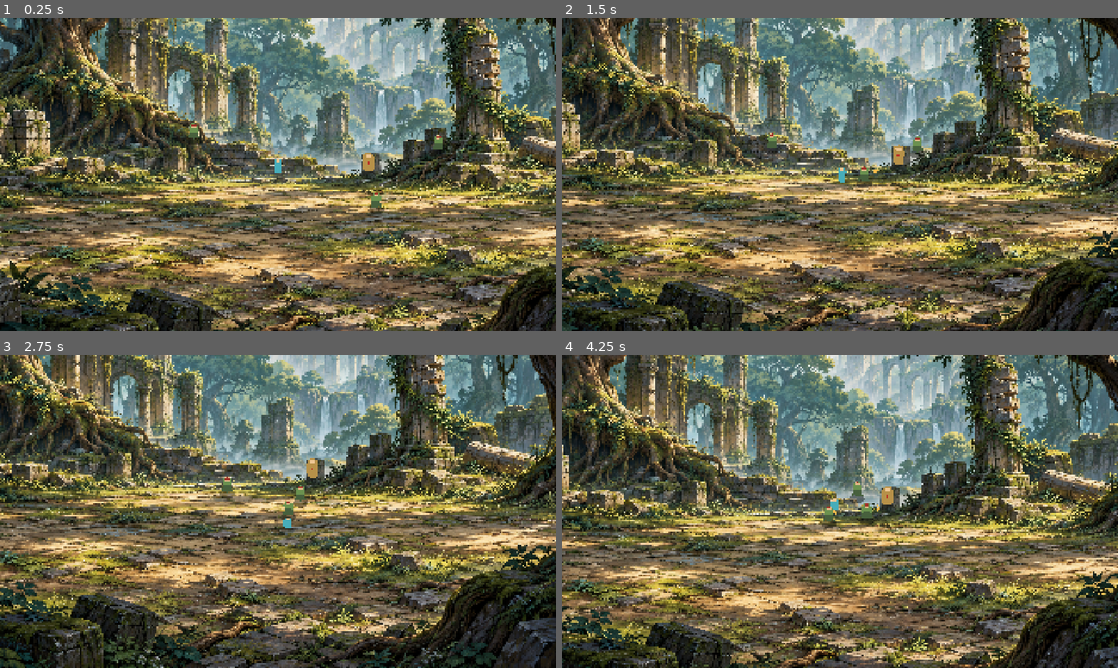
Above: before the commit, frames 1-4 (two rows, left to right).
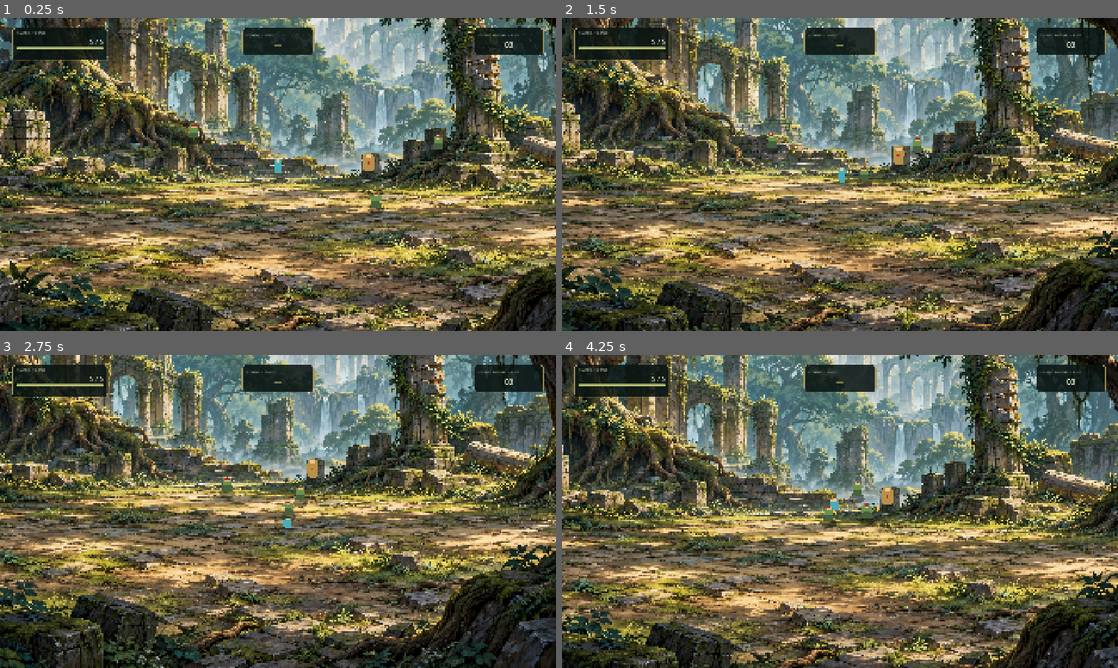
Above: after the commit, the same moments.

Repository: Ornithopter83/BeltScroll
Game: Godot game, scene res://scenes/game/main.tscn
Two runs of this game, one before a commit and one after it. Both use one fixed random seed, a clock stepped at 60 frames per second and the inputs below.
Inputs:
- Up to frame 1 (0.25 s): no input
- Up to frame 2 (1.5 s): hold D (move_right) 0.53-1.28 s; hold C (sit) 0.53-1.28 s; tap J (attack) at 0.6 s; tap Space (jump) at 0.77 s; hold S (move_down) from 1.28 s (still down); tap C (sit) at 1.35 s
- Up to frame 3 (2.75 s): tap Space (jump) at 1.52 s; tap J (attack) at 1.55, 2.1 s; release S (move_down) at 2.03 s; hold D (move_right) from 2.03 s (still down); hold C (sit) from 2.03 s (still down)
- Up to frame 4 (4.25 s): release D (move_right) at 2.78 s; release C (sit) at 2.78 s; hold W (move_up) 2.78-3.53 s; tap C (sit) at 2.85 s; tap Space (jump) at 3.02, 3.77 s; tap J (attack) at 3.05, 3.6 s; hold A (move_left) from 3.53 s (still down); hold C (sit) from 3.53 s (still down)

The runs differ from the first frame. In frame 1, 3.6% of the frame differs, in the area x 2-98%, y 3-14%; in frame 2, 3.7%; in frame 3, 3.8%; in frame 4, 3.7%.

Commit message:
ProjectHub milestone M4D_PLAYER_ART_CANDIDATE_AND_GAMEPLAY_HUD final

Diff:
--- a/scenes/game/main.tscn
+++ b/scenes/game/main.tscn
@@ -1,9 +1,10 @@
-[gd_scene load_steps=5 format=3]
+[gd_scene load_steps=6 format=3]
 
 [ext_resource type="PackedScene" path="res://scenes/player/player.tscn" id="1_player"]
 [ext_resource type="PackedScene" path="res://scenes/combat/training_dummy.tscn" id="2_dummy"]
 [ext_resource type="PackedScene" path="res://scenes/enemies/forest_raider.tscn" id="3_raider"]
 [ext_resource type="Texture2D" path="res://assets/art/stage/forest_ruins_v1_1920x1080.png" id="4_stage"]
+[ext_resource type="PackedScene" path="res://scenes/ui/combat_hud.tscn" id="5_hud"]
 
 [node name="Main" type="Node2D"]
 
@@ -29,3 +30,5 @@
 
 [node name="ForestRaider3" parent="YSortActors" instance=ExtResource("3_raider")]
 position = Vector2(1450, 470)
+
+[node name="CombatHUD" parent="." instance=ExtResource("5_hud")]
--- /dev/null
+++ b/scenes/ui/combat_hud.tscn
@@ -0,0 +1,7 @@
+[gd_scene load_steps=2 format=3]
+
+[ext_resource type="Script" path="res://scripts/ui/combat_hud.gd" id="1_hud"]
+
+[node name="CombatHUD" type="CanvasLayer"]
+layer = 10
+script = ExtResource("1_hud")
--- /dev/null
+++ b/scripts/ui/combat_hud.gd
@@ -0,0 +1,141 @@
+extends CanvasLayer
+
+const PANEL_COLOR := Color(0.035, 0.075, 0.065, 0.86)
+const BORDER_COLOR := Color(0.72, 0.65, 0.39, 0.62)
+const TEXT_COLOR := Color(0.94, 0.93, 0.84, 1.0)
+const MUTED_COLOR := Color(0.69, 0.75, 0.66, 1.0)
+const ACCENT_COLOR := Color(0.78, 0.72, 0.42, 1.0)
+
+var health_value_label: Label
+var health_bar: ProgressBar
+var combo_value_label: Label
+var raider_value_label: Label
+var _player: Node
+
+func _ready() -> void:
+	_build_hud()
+	refresh()
+
+func _process(_delta: float) -> void:
+	refresh()
+
+func refresh() -> void:
+	if not is_instance_valid(health_value_label):
+		return
+	if not is_instance_valid(_player):
+		_player = _find_player(get_tree().root)
+	if is_instance_valid(_player):
+		var maximum := maxi(1, int(_player.get("max_health")))
+		var current := clampi(int(_player.get("health")), 0, maximum)
+		health_value_label.text = "%d / %d" % [current, maximum]
+		health_bar.max_value = maximum
+		health_bar.value = current
+		var stage := int(_player.get("attack_stage"))
+		combo_value_label.text = "%d / 3" % stage if stage > 0 else "—"
+	else:
+		health_value_label.text = "— / —"
+		health_bar.value = 0.0
+		combo_value_label.text = "—"
+
+	var remaining := 0
+	for raider in get_tree().get_nodes_in_group("forest_raiders"):
+		if is_instance_valid(raider) and int(raider.get("health")) > 0:
+			remaining += 1
+	raider_value_label.text = "%02d" % remaining
+
+func _build_hud() -> void:
+	var overlay := Control.new()
+	overlay.name = "Overlay"
+	overlay.set_anchors_and_offsets_preset(Control.PRESET_FULL_RECT)
+	overlay.mouse_filter = Control.MOUSE_FILTER_IGNORE
+	add_child(overlay)
+
+	var health_panel := _make_panel("HealthPanel", Vector2(42.0, 34.0), Vector2(330.0, 112.0))
+	overlay.add_child(health_panel)
+	var health_layout := _make_layout()
+	health_panel.add_child(health_layout)
+	health_layout.add_child(_make_caption("PLAYER  /  VITALS"))
+	health_value_label = _make_value("5 / 5", 23)
+	health_value_label.horizontal_alignment = HORIZONTAL_ALIGNMENT_RIGHT
+	health_layout.add_child(health_value_label)
+	health_bar = ProgressBar.new()
+	health_bar.name = "HealthBar"
+	health_bar.custom_minimum_size = Vector2(0.0, 10.0)
+	health_bar.show_percentage = false
+	health_bar.max_value = 5.0
+	health_bar.value = 5.0
+	var bar_background := StyleBoxFlat.new()
+	bar_background.bg_color = Color(0.13, 0.19, 0.15, 1.0)
+	bar_background.set_corner_radius_all(5)
+	health_bar.add_theme_stylebox_override("background", bar_background)
+	var bar_fill := StyleBoxFlat.new()
+	bar_fill.bg_color = Color(0.73, 0.77, 0.45, 1.0)
+	bar_fill.set_corner_radius_all(5)
+	health_bar.add_theme_stylebox_override("fill", bar_fill)
+	health_layout.add_child(health_bar)
+
+	var combo_panel := _make_panel("ComboPanel", Vector2(836.0, 34.0), Vector2(248.0, 94.0))
+	overlay.add_child(combo_panel)
+	var combo_layout := _make_layout()
+	combo_layout.alignment = BoxContainer.ALIGNMENT_CENTER
+	combo_panel.add_child(combo_layout)
+	combo_layout.add_child(_make_caption("COMBO  /  STAGE"))
+	combo_value_label = _make_value("—", 27)
+	combo_value_label.horizontal_alignment = HORIZONTAL_ALIGNMENT_CENTER
+	combo_layout.add_child(combo_value_label)
+
+	var raider_panel := _make_panel("RaiderPanel", Vector2(1638.0, 34.0), Vector2(240.0, 94.0))
+	overlay.add_child(raider_panel)
+	var raider_layout := _make_layout()
+	raider_layout.alignment = BoxContainer.ALIGNMENT_CENTER
+	raider_panel.add_child(raider_layout)
+	raider_layout.add_child(_make_caption("FOREST RAIDERS  /  LEFT"))
+	raider_value_label = _make_value("00", 27)
+	raider_value_label.horizontal_alignment = HORIZONTAL_ALIGNMENT_CENTER
+	raider_layout.add_child(raider_value_label)
+
+func _make_panel(node_name: String, at: Vector2, size: Vector2) -> PanelContainer:
+	var panel := PanelContainer.new()
+	panel.name = node_name
+	panel.position = at
+	panel.size = size
+	panel.mouse_filter = Control.MOUSE_FILTER_IGNORE
+	var style := StyleBoxFlat.new()
+	style.bg_color = PANEL_COLOR
+	style.border_color = BORDER_COLOR
+	style.set_border_width_all(1)
+	style.set_corner_radius_all(12)
+	style.content_margin_left = 15.0
+	style.content_margin_right = 15.0
+	style.content_margin_top = 9.0
+	style.content_margin_bottom = 9.0
+	panel.add_theme_stylebox_override("panel", style)
+	return panel
+
+func _make_layout() -> VBoxContainer:
+	var layout := VBoxContainer.new()
+	layout.add_theme_constant_override("separation", 4)
+	return layout
+
+func _make_caption(caption: String) -> Label:
+	var label := Label.new()
+	label.text = caption
+	label.add_theme_font_size_override("font_size", 12)
+	label.add_theme_color_override("font_color", MUTED_COLOR)
+	return label
+
+func _make_value(value: String, font_size: int) -> Label:
+	var label := Label.new()
+	label.text = value
+	label.add_theme_font_size_override("font_size", font_size)
+	label.add_theme_color_override("font_color", ACCENT_COLOR if value == "—" else TEXT_COLOR)
+	return label
+
+func _find_player(node: Node) -> Node:
+	if node is CharacterBody2D and node.name == "Player" and node.get("health") != null:
+		return node
+	for child in node.get_children():
+		var found := _find_player(child)
+		if found != null:
+			return found
+	return null
--- /dev/null
+++ b/tests/combat_hud_smoke.gd
@@ -0,0 +1,79 @@
+extends SceneTree
+
+const MAIN_SCENE := "res://scenes/game/main.tscn"
+const HUD_SCENE := "res://scenes/ui/combat_hud.tscn"
+
+var failures: Array[String] = []
+
+func _initialize() -> void:
+	call_deferred("_run")
+
+func _run() -> void:
+	var main_scene := load(MAIN_SCENE) as PackedScene
+	_check(main_scene != null, "main scene containing HUD loads")
+	if main_scene == null:
+		_finish()
+		return
+	var main := main_scene.instantiate()
+	root.add_child(main)
+	await process_frame
+	var hud := main.get_node_or_null("CombatHUD")
+	_check(hud != null and hud is CanvasLayer, "combat HUD is a CanvasLayer")
+	if hud == null:
+		_finish()
+		return
+	var player := main.get_node("YSortActors/Player")
+	var health_label: Label = hud.get("health_value_label")
+	var health_bar: ProgressBar = hud.get("health_bar")
+	var combo_label: Label = hud.get("combo_value_label")
+	var raider_label: Label = hud.get("raider_value_label")
+	_check(health_label.text == "5 / 5" and is_equal_approx(health_bar.value, 5.0), "initial Player health is displayed")
+	_check(combo_label.text == "—", "idle combo has no active stage")
+	_check(raider_label.text == "03", "initial remaining ForestRaider count is three")
+
+	player.receive_hit({"damage": 2, "direction": Vector2.LEFT, "knockback": 0.0, "hit_stun": 0.0, "attack_stage": 1})
+	hud.refresh()
+	_check(health_label.text == "3 / 5" and is_equal_approx(health_bar.value, 3.0), "incoming hit updates Player health display")
+
+	player.call("_begin_attack", 1)
+	hud.refresh()
+	_check(combo_label.text == "1 / 3", "first combo stage is displayed")
+	player.call("_begin_attack", 2)
+	hud.refresh()
+	_check(combo_label.text == "2 / 3", "combo continuation updates displayed stage")
+	player.set("attack_phase", "idle")
+	player.set("attack_stage", 0)
+	player.set("attack_progress", 0.0)
+	hud.refresh()
+	_check(combo_label.text == "—", "combo end clears displayed stage")
+
+	var raiders := get_nodes_in_group("forest_raiders")
+	if not raiders.is_empty():
+		raiders[0].set("health", 0)
+	hud.refresh()
+	_check(raider_label.text == "02", "defeated Raider is removed from remaining count")
+
+	var detached_hud: Node = (load(HUD_SCENE) as PackedScene).instantiate()
+	main.remove_child(hud)
+	hud.queue_free()
+	main.add_child(detached_hud)
+	detached_hud.queue_free()
+	_check(player.get("health") == 3 and player.has_method("receive_hit"), "Player combat state remains independent of HUD lifetime")
+	main.queue_free()
+	_finish()
+
+func _finish() -> void:
+	if failures.is_empty():
+		print("combat_hud_smoke: all checks passed")
+		quit(0)
+	else:
+		for failure in failures:
+			push_error("combat_hud_smoke: " + failure)
+		push_error("combat_hud_smoke: %d check(s) failed" % failures.size())
+		quit(1)
+
+func _check(condition: bool, description: String) -> void:
+	if condition:
+		print("PASS: " + description)
+	else:
+		failures.append(description)
--- /dev/null
+++ b/tests/player_reference_compare_smoke.gd
@@ -0,0 +1,127 @@
+extends SceneTree
+
+const NORMALIZER := preload("res://tools/normalize_player_art.gd")
+const COMPARISON := preload("res://tools/build_player_reference_compare.gd")
+const TARGET_SIZE := 1254
+const MIN_MARGIN := 90
+const ALIGNED_HEIGHT := 185
+
+var failures: Array[String] = []
+var cleanup_paths: Array[String] = []
+
+func _initialize() -> void:
+	call_deferred("_run")
+
+func _run() -> void:
+	var project_path := ProjectSettings.globalize_path("res://")
+	var temp_dir := ProjectSettings.globalize_path("res://temp/player_reference_compare_smoke")
+	DirAccess.make_dir_recursive_absolute(temp_dir)
+	var original := ProjectSettings.globalize_path("res://assets/art/player/elven_fighter_reference_v4_1254x1254.png")
+	var original_bytes := FileAccess.get_file_as_bytes(original)
+	var temp_safe := temp_dir.path_join("v4_safe_candidate.png")
+	var temp_compare := temp_dir.path_join("comparison.png")
+	var cli_output := temp_dir.path_join("cli_missing_output.png")
+	var output_blocker := temp_dir.path_join("not_a_directory")
+	var blocked_output := output_blocker.path_join("comparison.png")
+	cleanup_paths = [temp_safe, temp_compare, cli_output, output_blocker]
+
+	_check(NORMALIZER.normalize_file(original, temp_safe) == OK, "existing player-normalize creates v4 candidate at a separate path")
+	_check(FileAccess.get_file_as_bytes(original) == original_bytes, "v4 original remains byte-for-byte unchanged")
+	_check(_inspect_safe(temp_safe, original), "generated v4 candidate is 1254 square RGBA PNG with alpha and at least 90px margins, preserving silhouette ratio")
+	var official_safe := ProjectSettings.globalize_path("res://assets/art/player/elven_fighter_reference_v4_safe_1254x1254.png")
+	_check(_inspect_safe(official_safe, original), "v4 safe deliverable meets size, alpha, margin, and aspect-ratio requirements")
+	_check(FileAccess.get_file_as_bytes(original) == original_bytes, "v4 original remains unchanged after safe-art checks")
+
+	var v3 := _load_png(ProjectSettings.globalize_path("res://assets/art/player/elven_fighter_reference_v3_safe_1254x1254.png"))
+	var v4 := _load_png(official_safe)
+	if v3 != null and v4 != null:
+		var bounds3 := COMPARISON._alpha_bounds(v3)
+		var bounds4 := COMPARISON._alpha_bounds(v4)
+		var aligned3 := COMPARISON.aligned_silhouette(v3, bounds3, ALIGNED_HEIGHT)
+		var aligned4 := COMPARISON.aligned_silhouette(v4, bounds4, ALIGNED_HEIGHT)
+		_check(aligned3.get_height() == ALIGNED_HEIGHT and aligned4.get_height() == ALIGNED_HEIGHT, "comparison silhouettes are both exactly 185px tall")
+		_check(COMPARISON.in_game_sprite_height() == 222, "game display preview applies the player camera zoom of 1.2 to 185px")
+	else:
+		_check(false, "v3 and v4 safe images can be decoded for comparison")
+
+	var forest := ProjectSettings.globalize_path("res://assets/art/stage/forest_ruins_v1_1920x1080.png")
+	_check(COMPARISON.build_comparison(
+		ProjectSettings.globalize_path("res://assets/art/player/elven_fighter_reference_v3_safe_1254x1254.png"),
+		official_safe, forest, temp_compare) == OK, "comparison PNG is generated from v3/v4 safe images and forest ruins")
+	_check(_inspect_comparison(temp_compare), "comparison PNG has expected canvas dimensions and opaque background composition")
+	var generated_compare := _load_png(temp_compare)
+	if generated_compare != null:
+		var expected_baseline := Color("#f05c4f")
+		_check(generated_compare.get_pixel(100, 390).is_equal_approx(expected_baseline)
+			and generated_compare.get_pixel(1010, 390).is_equal_approx(expected_baseline), "both 185px silhouettes use the same rendered foot baseline")
+	else:
+		_check(false, "comparison baseline can be inspected")
+	var delivered_compare := ProjectSettings.globalize_path("res://assets/art/review/player_v3_v4_comparison.png")
+	_check(_inspect_comparison(delivered_compare), "review-only comparison deliverable exists and is valid")
+	var blocker_file := FileAccess.open(output_blocker, FileAccess.WRITE)
+	if blocker_file != null:
+		blocker_file.store_string("file prevents output directory creation")
+		blocker_file.close()
+	_check(_cli_exit_code(["--headless", "--path", project_path, "--script", "res://tools/build_player_reference_compare.gd", "--", blocked_output]) == 1,
+		"comparison CLI exits nonzero when output creation fails")
+	_check(_cli_exit_code(["--headless", "--path", project_path, "--script", "res://tools/build_player_reference_compare.gd", "--", "one.png", "two.png"]) == 2, "comparison CLI returns usage error for invalid arguments")
+	_check(FileAccess.get_file_as_bytes(original) == original_bytes, "v4 original remains byte-for-byte unchanged through comparison generation")
+
+	for path in cleanup_paths:
+		if FileAccess.file_exists(path):
+			DirAccess.remove_absolute(path)
+	if DirAccess.dir_exists_absolute(temp_dir):
+		DirAccess.remove_absolute(temp_dir)
+	if failures.is_empty():
+		print("player_reference_compare_smoke: all checks passed")
+		quit(0)
+	else:
+		for failure in failures:
+			push_error("player_reference_compare_smoke: " + failure)
+		quit(1)
+
+func _inspect_safe(path: String, source_path: String) -> bool:
+	var image := _load_png(path)
+	var source := _load_png(source_path)
+	if image == null or source == null or image.get_width() != TARGET_SIZE or image.get_height() != TARGET_SIZE:
+		return false
+	if image.get_format() != Image.FORMAT_RGBA8:
+		return false
+	var bounds := NORMALIZER._alpha_bounds(image)
+	var source_bounds := NORMALIZER._alpha_bounds(source)
+	if bounds.size.x <= 0 or bounds.size.y <= 0 or source_bounds.size.x <= 0 or source_bounds.size.y <= 0:
+		return false
+	var right_margin := TARGET_SIZE - bounds.end.x
+	var bottom_margin := TARGET_SIZE - bounds.end.y
+	if mini(mini(bounds.position.x, bounds.position.y), mini(right_margin, bottom_margin)) < MIN_MARGIN:
+		return false
+	if image.get_pixel(0, 0).a != 0.0 or image.get_pixel(TARGET_SIZE - 1, TARGET_SIZE - 1).a != 0.0:
+		return false
+	var source_ratio := float(source_bounds.size.x) / source_bounds.size.y
+	var output_ratio := float(bounds.size.x) / bounds.size.y
+	return absf(source_ratio - output_ratio) <= 0.003
+
+func _inspect_comparison(path: String) -> bool:
+	var image := _load_png(path)
+	if image == null or image.get_width() != 1920 or image.get_height() != 2000:
+		return false
+	# An opaque canvas and forest panel corners confirm full-resolution composition.
+	return image.get_pixel(0, 0).a == 1.0 and image.get_pixel(0, 920).a == 1.0 and image.get_pixel(1919, 1999).a == 1.0
+
+func _load_png(path: String) -> Image:
+	if not FileAccess.file_exists(path):
+		return null
+	var image := Image.new()
+	if image.load_png_from_buffer(FileAccess.get_file_as_bytes(path)) != OK:
+		return null
+	return image
+
+func _cli_exit_code(arguments: PackedStringArray) -> int:
+	var output: Array[String] = []
+	return OS.execute(OS.get_executable_path(), arguments, output, true)
+
+func _check(condition: bool, description: String) -> void:
+	if condition:
+		print("PASS: " + description)
+	else:
+		failures.append(description)
--- /dev/null
+++ b/tools/build_player_reference_compare.gd
@@ -0,0 +1,157 @@
+extends SceneTree
+
+const CANVAS_SIZE := Vector2i(1920, 2000)
+const ALIGNED_HEIGHT := 185
+const V3_SAFE := "res://assets/art/player/elven_fighter_reference_v3_safe_1254x1254.png"
+const V4_SAFE := "res://assets/art/player/elven_fighter_reference_v4_safe_1254x1254.png"
+const FOREST := "res://assets/art/stage/forest_ruins_v1_1920x1080.png"
+const DEFAULT_OUTPUT := "res://assets/art/review/player_v3_v4_comparison.png"
+
+func _initialize() -> void:
+	call_deferred("_run")
+
+func _run() -> void:
+	var args := OS.get_cmdline_user_args()
+	if (args.size() != 0 and args.size() != 1 and args.size() != 4) or args.has("--help") or args.has("-h"):
+		printerr("사용법: player-reference-compare [출력 PNG [v3 PNG v4 PNG 배경 PNG]]")
+		quit(0 if args.has("--help") or args.has("-h") else 2)
+		return
+	var output_path := _resolve_path(args[0] if not args.is_empty() else DEFAULT_OUTPUT)
+	var v3_path := _resolve_path(args[1] if args.size() == 4 else V3_SAFE)
+	var v4_path := _resolve_path(args[2] if args.size() == 4 else V4_SAFE)
+	var forest_path := _resolve_path(args[3] if args.size() == 4 else FOREST)
+	var error := build_comparison(
+		v3_path, v4_path, forest_path, output_path)
+	if error != OK:
+		printerr("player-reference-compare 실패: %s (%d)" % [error_string(error), error])
+		quit(1)
+		return
+	print("player-reference-compare: 검수 이미지 생성 완료 (%s)" % output_path)
+	quit(0)
+
+static func build_comparison(v3_path: String, v4_path: String, forest_path: String, output_path: String) -> Error:
+	var v3 := _load_png(v3_path)
+	var v4 := _load_png(v4_path)
+	var forest := _load_png(forest_path)
+	if v3 == null or v4 == null or forest == null:
+		return ERR_FILE_NOT_FOUND
+	var v3_bounds := _alpha_bounds(v3)
+	var v4_bounds := _alpha_bounds(v4)
+	if v3_bounds.size.x <= 0 or v4_bounds.size.x <= 0:
+		return ERR_INVALID_DATA
+
+	var canvas := Image.create(CANVAS_SIZE.x, CANVAS_SIZE.y, false, Image.FORMAT_RGBA8)
+	canvas.fill(Color("#171b20"))
+	# Full silhouettes: equal non-transparent height, with both foot bottoms on y=390.
+	_draw_checker(canvas, Rect2i(80, 65, 840, 350))
+	_draw_checker(canvas, Rect2i(1000, 65, 840, 350))
+	var full3 := aligned_silhouette(v3, v3_bounds, ALIGNED_HEIGHT)
+	var full4 := aligned_silhouette(v4, v4_bounds, ALIGNED_HEIGHT)
+	canvas.blend_rect(full3, Rect2i(Vector2i.ZERO, full3.get_size()), Vector2i(500 - full3.get_width() / 2, 390 - ALIGNED_HEIGHT))
+	canvas.blend_rect(full4, Rect2i(Vector2i.ZERO, full4.get_size()), Vector2i(1420 - full4.get_width() / 2, 390 - ALIGNED_HEIGHT))
+	canvas.fill_rect(Rect2i(80, 390, 840, 3), Color("#f05c4f"))
+	canvas.fill_rect(Rect2i(1000, 390, 840, 3), Color("#f05c4f"))
+
+	# Paired close-ups use the same normalized crop on each safe image.
+	var regions: Array[Rect2] = [
+		Rect2(0.40, 0.00, 0.55, 0.38), # full head, face, and pointed ear
+		Rect2(0.12, 0.27, 0.72, 0.27), # both hands and forearms
+		Rect2(0.03, 0.53, 0.52, 0.30), # left leg and boot
+		Rect2(0.46, 0.64, 0.52, 0.34), # right leg and boot
+	]
+	var tile_xs := [80, 535, 990, 1445]
+	for index in range(regions.size()):
+		var x: int = tile_xs[index]
+		canvas.fill_rect(Rect2i(x, 445, 395, 8), Color("#78aeb6"))
+		canvas.fill_rect(Rect2i(x, 659, 395, 8), Color("#d5a15d"))
+		_draw_checker(canvas, Rect2i(x, 453, 395, 200))
+		_draw_checker(canvas, Rect2i(x, 667, 395, 200))
+		var crop3 := _crop_relative(v3, v3_bounds, regions[index])
+		var crop4 := _crop_relative(v4, v4_bounds, regions[index])
+		_fit_and_blend(canvas, crop3, Rect2i(x + 8, 461, 379, 184))
+		_fit_and_blend(canvas, crop4, Rect2i(x + 8, 675, 379, 184))
+
+	# Actual display scale: the game's Camera2D zoom is 1.2, so a 185px
+	# reference silhouette occupies 222 screen pixels over the 1920x1080 stage.
+	var stage := forest.duplicate()
+	canvas.blit_rect(stage, Rect2i(Vector2i.ZERO, stage.get_size()), Vector2i(0, 920))
+	var in_game_height := in_game_sprite_height()
+	var display_sprite := _resize_image(full4, Vector2i(
+		maxi(1, int(round(float(full4.get_width()) * in_game_height / ALIGNED_HEIGHT))), in_game_height))
+	canvas.blend_rect(display_sprite, Rect2i(Vector2i.ZERO, display_sprite.get_size()),
+		Vector2i(960 - display_sprite.get_width() / 2, 920 + 850 - in_game_height))
+	canvas.fill_rect(Rect2i(0, 920, 1920, 2), Color("#f2d07d"))
+
+	var output_dir := output_path.get_base_dir()
+	if not output_dir.is_empty() and not DirAccess.dir_exists_absolute(output_dir):
+		var dir_error := DirAccess.make_dir_recursive_absolute(output_dir)
+		if dir_error != OK:
+			return dir_error
+	return canvas.save_png(output_path)
+
+static func aligned_silhouette(source: Image, bounds: Rect2i, target_height: int) -> Image:
+	var silhouette := source.get_region(bounds)
+	var width := maxi(1, int(round(float(bounds.size.x) * target_height / bounds.size.y)))
+	silhouette.resize(width, target_height, Image.INTERPOLATE_LANCZOS)
+	return silhouette
+
+static func in_game_sprite_height() -> int:
+	return int(round(float(ALIGNED_HEIGHT) * 1.2))
+
+static func _load_png(path: String) -> Image:
+	if not FileAccess.file_exists(path):
+		return null
+	var image := Image.new()
+	if image.load_png_from_buffer(FileAccess.get_file_as_bytes(path)) != OK or image.is_empty():
+		return null
+	if image.get_format() != Image.FORMAT_RGBA8:
+		image.convert(Image.FORMAT_RGBA8)
+	return image
+
+static func _alpha_bounds(image: Image) -> Rect2i:
+	var min_x := image.get_width()
+	var min_y := image.get_height()
+	var max_x := -1
+	var max_y := -1
+	for y in range(image.get_height()):
+		for x in range(image.get_width()):
+			if image.get_pixel(x, y).a > 0.0:
+				min_x = mini(min_x, x)
+				min_y = mini(min_y, y)
+				max_x = maxi(max_x, x)
+				max_y = maxi(max_y, y)
+	return Rect2i(min_x, min_y, max_x - min_x + 1, max_y - min_y + 1) if max_x >= min_x else Rect2i()
+
+static func _crop_relative(image: Image, bounds: Rect2i, region: Rect2) -> Image:
+	var x := bounds.position.x + int(floor(region.position.x * bounds.size.x))
+	var y := bounds.position.y + int(floor(region.position.y * bounds.size.y))
+	var right := bounds.position.x + int(ceil((region.position.x + region.size.x) * bounds.size.x))
+	var bottom := bounds.position.y + int(ceil((region.position.y + region.size.y) * bounds.size.y))
+	var rect := Rect2i(x, y, maxi(1, right - x), maxi(1, bottom - y)).intersection(Rect2i(Vector2i.ZERO, image.get_size()))
+	return image.get_region(rect)
+
+static func _fit_and_blend(destination: Image, source: Image, target: Rect2i) -> void:
+	var scale := minf(float(target.size.x) / source.get_width(), float(target.size.y) / source.get_height())
+	var size := Vector2i(maxi(1, int(round(source.get_width() * scale))), maxi(1, int(round(source.get_height() * scale))))
+	var fitted := _resize_image(source, size)
+	var position := target.position + (target.size - size) / 2
+	destination.blend_rect(fitted, Rect2i(Vector2i.ZERO, size), position)
+
+static func _resize_image(source: Image, size: Vector2i) -> Image:
+	var result := source.duplicate()
+	result.resize(size.x, size.y, Image.INTERPOLATE_LANCZOS)
+	return result
+
+static func _draw_checker(image: Image, rect: Rect2i) -> void:
+	var tile := 24
+	for y in range(rect.position.y, rect.end.y, tile):
+		for x in range(rect.position.x, rect.end.x, tile):
+			var shade := Color("#3d4247") if ((x - rect.position.x) / tile + (y - rect.position.y) / tile) % 2 == 0 else Color("#292e33")
+			image.fill_rect(Rect2i(x, y, mini(tile, rect.end.x - x), mini(tile, rect.end.y - y)), shade)
+
+func _resolve_path(path: String) -> String:
+	if path.begins_with("res://") or path.begins_with("user://"):
+		return ProjectSettings.globalize_path(path)
+	if path.is_absolute_path():
+		return path
+	return ProjectSettings.globalize_path("res://" + path)
Binary file added: assets/art/player/elven_fighter_reference_v4_safe_1254x1254.png
Binary file added: assets/art/review/player_v3_v4_comparison.png
Not shown, changed: run_game.cmd
